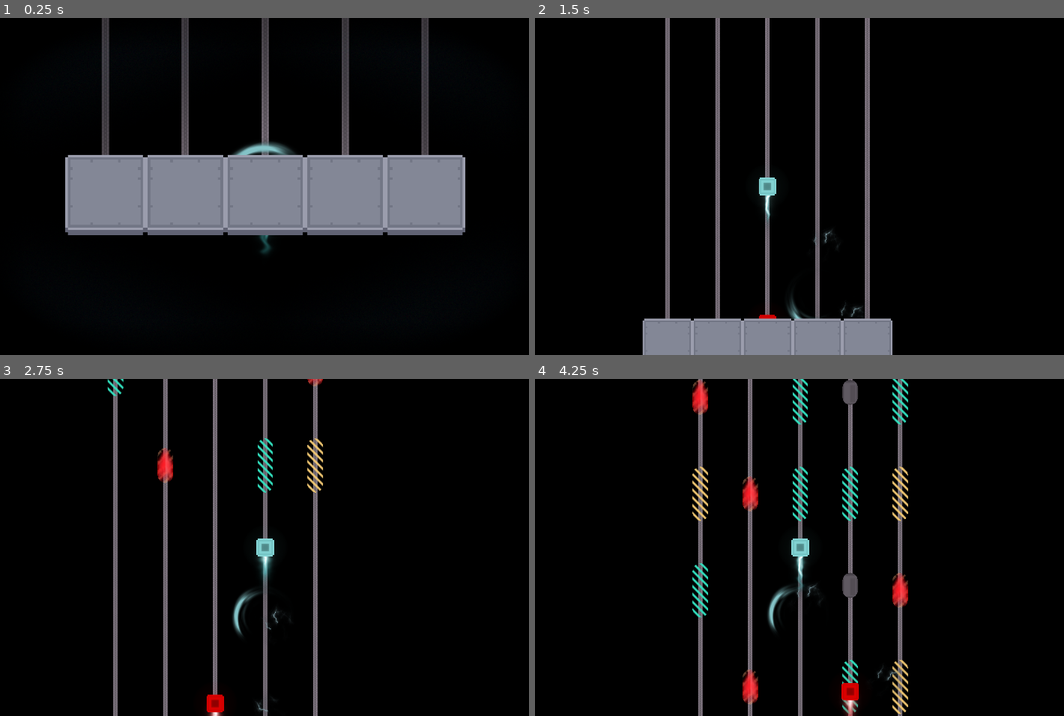
Above: before the commit, frames 1-4 (two rows, left to right).
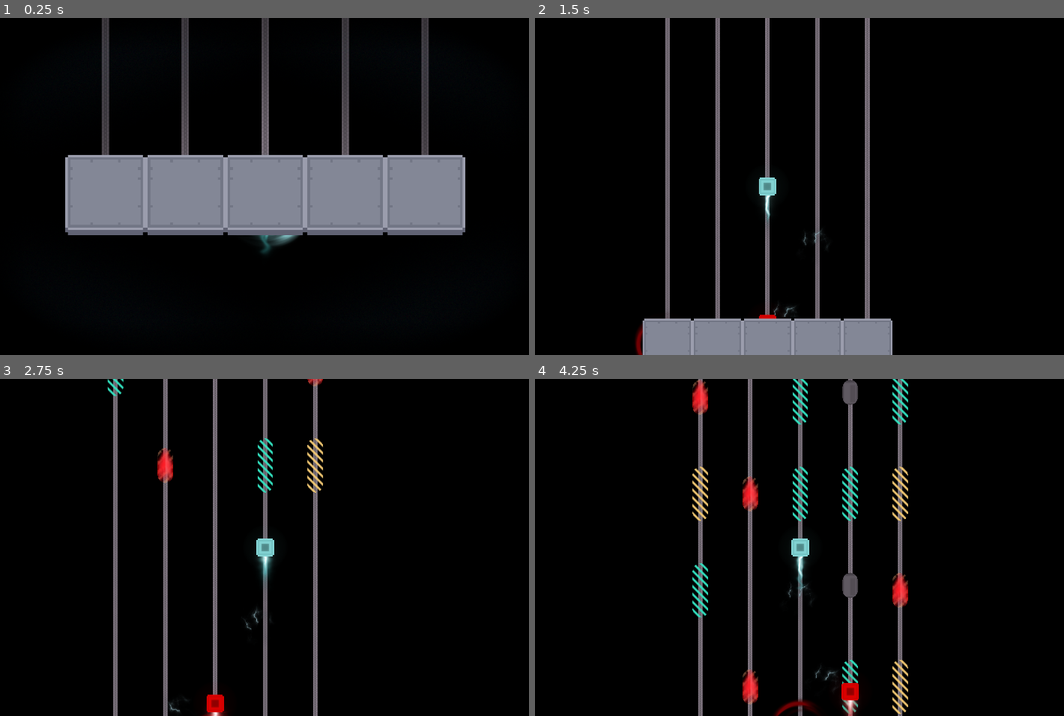
Above: after the commit, the same moments.

Repository: elpozewaunig/LanLinerReconciliation
Game: Godot game, scene res://scenes/main.tscn
Two runs of this game, one before a commit and one after it. Both use one fixed random seed, a clock stepped at 60 frames per second and the inputs below.
Inputs:
- Up to frame 1 (0.25 s): no input
- Up to frame 2 (1.5 s): hold Right (ui_right) 0.53-1.28 s; hold Left (ui_left) from 1.28 s (still down)
- Up to frame 3 (2.75 s): release Left (ui_left) at 2.03 s; hold Right (ui_right) from 2.03 s (still down)
- Up to frame 4 (4.25 s): release Right (ui_right) at 2.78 s; hold Up (ui_up) 2.78-3.53 s; hold Left (ui_left) from 3.53 s (still down)

The runs differ from the first frame. In frame 1, 0.5% of the frame differs, in the area x 43-57%, y 36-68%; in frame 2, 0.3%; in frame 3, 0.4%; in frame 4, 0.5%, in the area x 43-69%, y 60-100%.

Commit message:
parti

Diff:
--- a/scenes/enemy.tscn
+++ b/scenes/enemy.tscn
@@ -1,9 +1,11 @@
-[gd_scene load_steps=12 format=3 uid="uid://4cpqid7g3o70"]
+[gd_scene load_steps=14 format=3 uid="uid://4cpqid7g3o70"]
 
 [ext_resource type="Script" path="res://scripts/Enemy.gd" id="1_037od"]
 [ext_resource type="Texture2D" uid="uid://qn5wy2v6josb" path="res://assets/enemy.png" id="2_mkgco"]
 [ext_resource type="Texture2D" uid="uid://dy3v7b64edpb6" path="res://assets/trialsheetenemy.png" id="3_l8ft8"]
 [ext_resource type="Script" path="res://scripts/TrailAnimation.gd" id="4_38np1"]
+[ext_resource type="Texture2D" uid="uid://cp0oaawxqu400" path="res://assets/twirl_03.png" id="5_kle1l"]
+[ext_resource type="Texture2D" uid="uid://b868fu7vn0f6e" path="res://assets/spark_04.png" id="6_av215"]
 
 [sub_resource type="CanvasItemMaterial" id="CanvasItemMaterial_lk7ji"]
 
@@ -76,3 +78,62 @@
 scale = Vector2(0.565, 0.401)
 sprite_frames = SubResource("SpriteFrames_be6dp")
 script = ExtResource("4_38np1")
+
+[node name="ParticleSysMoveLeft" type="Node2D" parent="."]
+
+[node name="CPUParticles2D" type="CPUParticles2D" parent="ParticleSysMoveLeft"]
+amount = 1
+lifetime = 1.5
+speed_scale = 2.0
+texture = ExtResource("5_kle1l")
+emission_shape = 1
+emission_sphere_radius = 0.01
+gravity = Vector2(0, 0)
+angular_velocity_min = 150.0
+angular_velocity_max = 150.0
+scale_amount_min = 0.45
+scale_amount_max = 0.45
+color = Color(0.443137, 0, 0.0117647, 1)
+
+[node name="CPUParticles2D2" type="CPUParticles2D" parent="ParticleSysMoveLeft"]
+amount = 16
+lifetime = 10.0
+explosiveness = 0.12
+texture = ExtResource("6_av215")
+gravity = Vector2(260.18, 0)
+initial_velocity_max = 36.9
+angular_velocity_max = 169.2
+scale_amount_min = 0.35
+scale_amount_max = 0.35
+color = Color(0.443137, 0, 0.0117647, 1)
+
+[node name="ParticleSysMoveRight" type="Node2D" parent="."]
+visible = false
+
+[node name="CPUParticles2D" type="CPUParticles2D" parent="ParticleSysMoveRight"]
+visible = false
+amount = 1
+lifetime = 39.0
+speed_scale = 2.0
+texture = ExtResource("5_kle1l")
+emission_shape = 1
+emission_sphere_radius = 0.01
+gravity = Vector2(0, 0)
+angular_velocity_min = -150.0
+angular_velocity_max = -150.0
+scale_amount_min = 0.45
+scale_amount_max = 0.45
+color = Color(0.444371, 0, 0.0100586, 1)
+
+[node name="CPUParticles2D2" type="CPUParticles2D" parent="ParticleSysMoveRight"]
+visible = false
+amount = 16
+lifetime = 10.0
+explosiveness = 0.12
+texture = ExtResource("6_av215")
+gravity = Vector2(-260.18, 0)
+initial_velocity_max = 36.9
+angular_velocity_max = 169.2
+scale_amount_min = 0.35
+scale_amount_max = 0.35
+color = Color(0.443137, 0, 0.0117647, 1)
--- a/scenes/player.tscn
+++ b/scenes/player.tscn
@@ -94,6 +94,7 @@
 [node name="ControlOverlay" parent="." instance=ExtResource("7_wphgy")]
 
 [node name="ParticleSysMoveLeft" type="Node2D" parent="."]
+visible = false
 
 [node name="CPUParticles2D" type="CPUParticles2D" parent="ParticleSysMoveLeft"]
 amount = 1
@@ -121,4 +122,32 @@
 scale_amount_max = 0.35
 color = Color(0.693722, 0.855936, 0.902581, 1)
 
+[node name="ParticleSysMoveRight" type="Node2D" parent="."]
+
+[node name="CPUParticles2D" type="CPUParticles2D" parent="ParticleSysMoveRight"]
+amount = 1
+lifetime = 39.0
+speed_scale = 2.0
+texture = ExtResource("8_15hpb")
+emission_shape = 1
+emission_sphere_radius = 0.01
+gravity = Vector2(0, 0)
+angular_velocity_min = -150.0
+angular_velocity_max = -150.0
+scale_amount_min = 0.45
+scale_amount_max = 0.45
+color = Color(0.519225, 0.764319, 0.7809, 1)
+
+[node name="CPUParticles2D2" type="CPUParticles2D" parent="ParticleSysMoveRight"]
+amount = 16
+lifetime = 10.0
+explosiveness = 0.12
+texture = ExtResource("9_6d0nb")
+gravity = Vector2(-260.18, 0)
+initial_velocity_max = 36.9
+angular_velocity_max = 169.2
+scale_amount_min = 0.35
+scale_amount_max = 0.35
+color = Color(0.693722, 0.855936, 0.902581, 1)
+
 [connection signal="choice_btn_pressed" from="." to="ControlOverlay" method="_on_choice_btn_pressed"]
